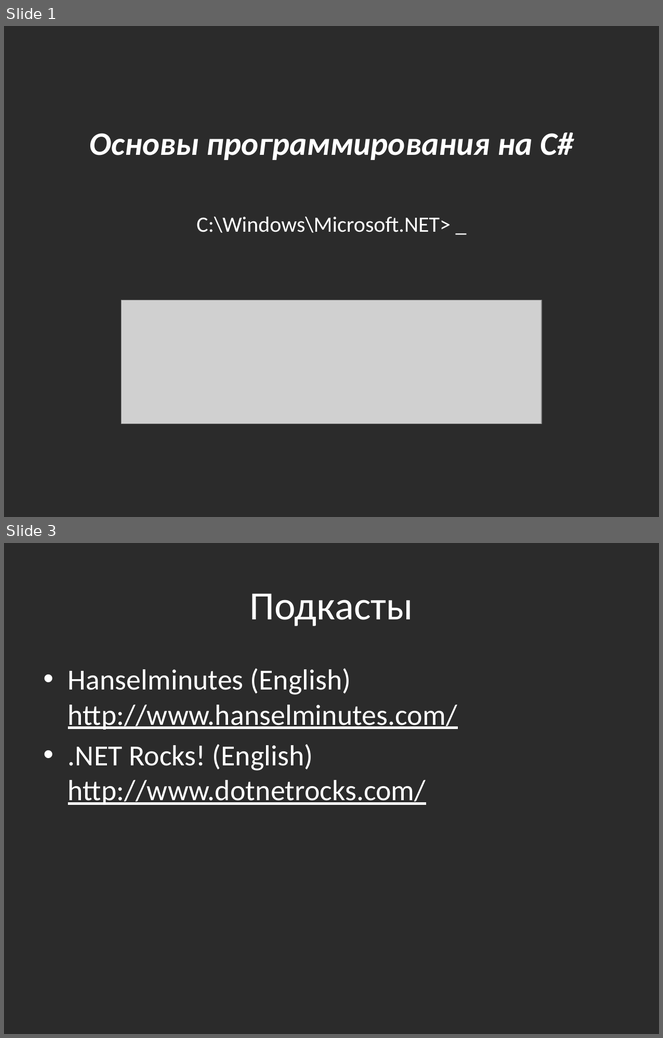
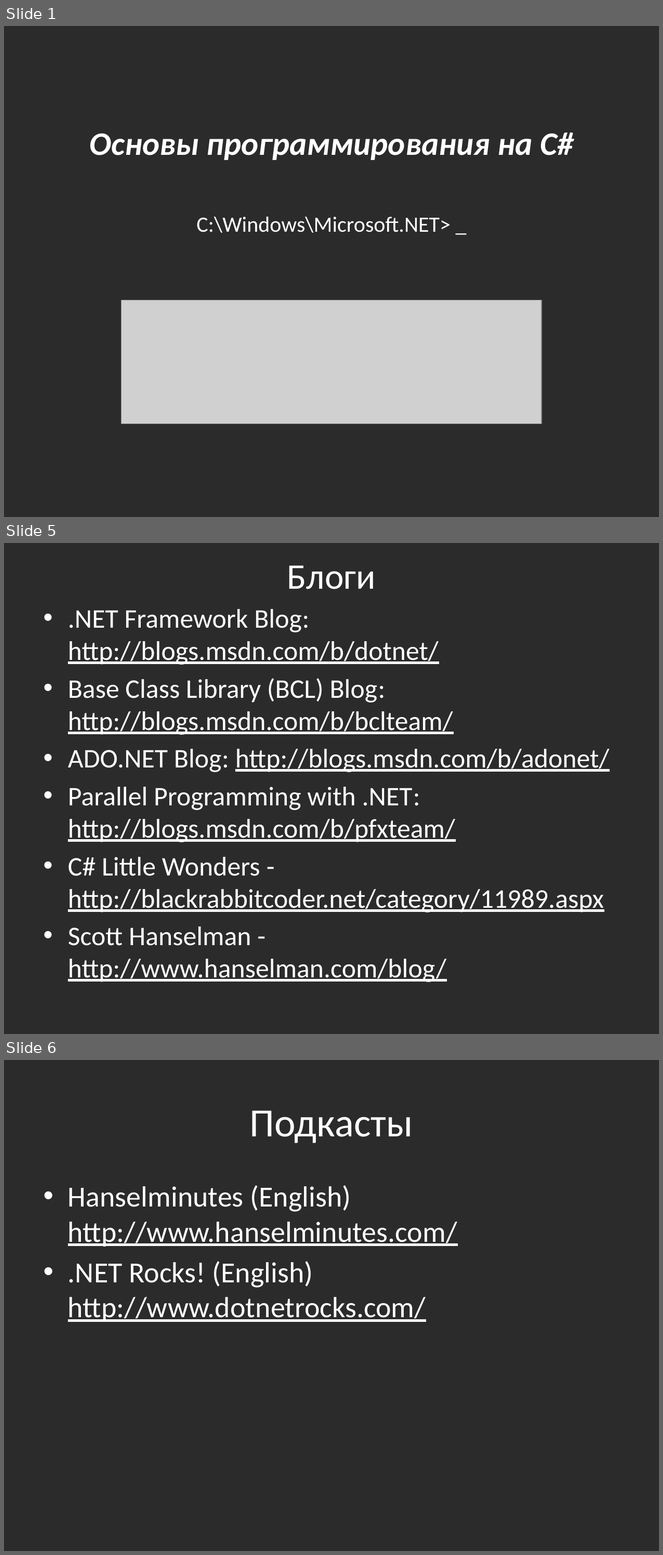
Before and after one commit to bazile/Training, a slide deck: Presentation/that-is-all-folks.pptx. Shown one above the other, each under a label of ours: slides 1 and 3 before the commit, slides 1, 5 and 6 after it; the slides between them are not shown. The pictures are 663x1038 and 663x1555 pixels, drawn with LibreOffice and Linux fonts; fonts in the diff are those of the drawing; grey boxes stand for pictures; background and template pictures are left out; a plain dark background stands for a picture behind light text. Boxes give left, top, right and bottom in pixels: in the first picture for what was removed or moved away, otherwise in the second. Text is boxed around its words. In the diff, an @@ line names an element or a change of style, - is before the commit and + after.

```diff
--- a/Presentation/that-is-all-folks.pptx
+++ b/Presentation/that-is-all-folks.pptx
@@ slide 5 added at (4, 543, 659, 1034), background picture (left out) @@
@@ title added at (287, 565, 376, 589), 39.6 pt, text #FFFFFF @@
+Блоги
@@ text added at (68, 609, 610, 982), 29.6 pt, text #FFFFFF, underline @@
+• .NET Framework Blog: http://blogs.msdn.com/b/dotnet/
+• Base Class Library (BCL) Blog: http://blogs.msdn.com/b/bclteam/
+• ADO.NET Blog: http://blogs.msdn.com/b/adonet/
+• Parallel Programming with .NET: http://blogs.msdn.com/b/pfxteam/
+• С# Little Wonders - http://blackrabbitcoder.net/category/11989.aspx
+• Scott Hanselman - http://www.hanselman.com/blog/
@@ what was slide 3 is now slide 6 @@
```
Also in this commit, not shown: 1 slide changed, 4 other slides added, 5 other files.
